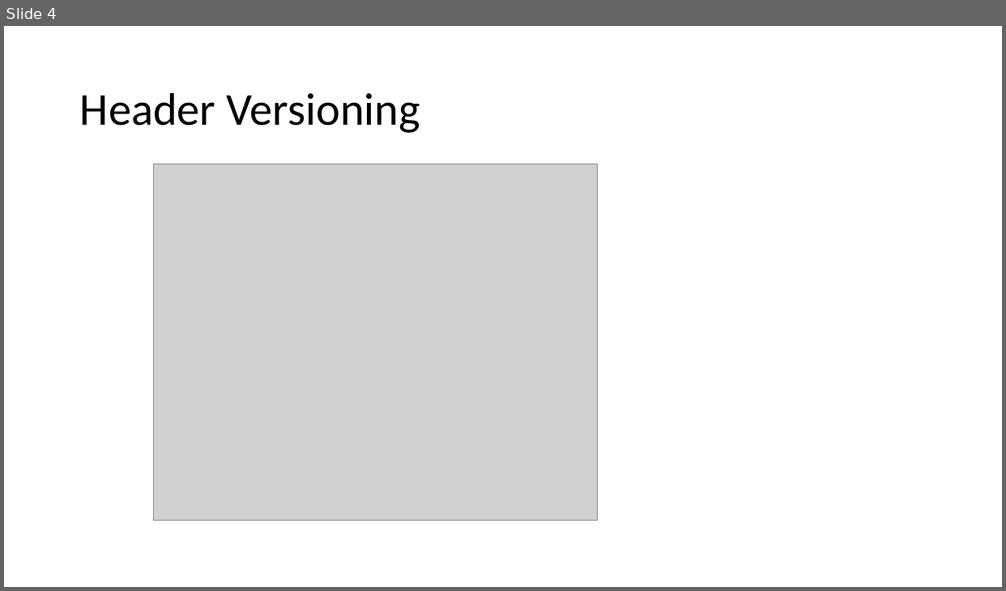
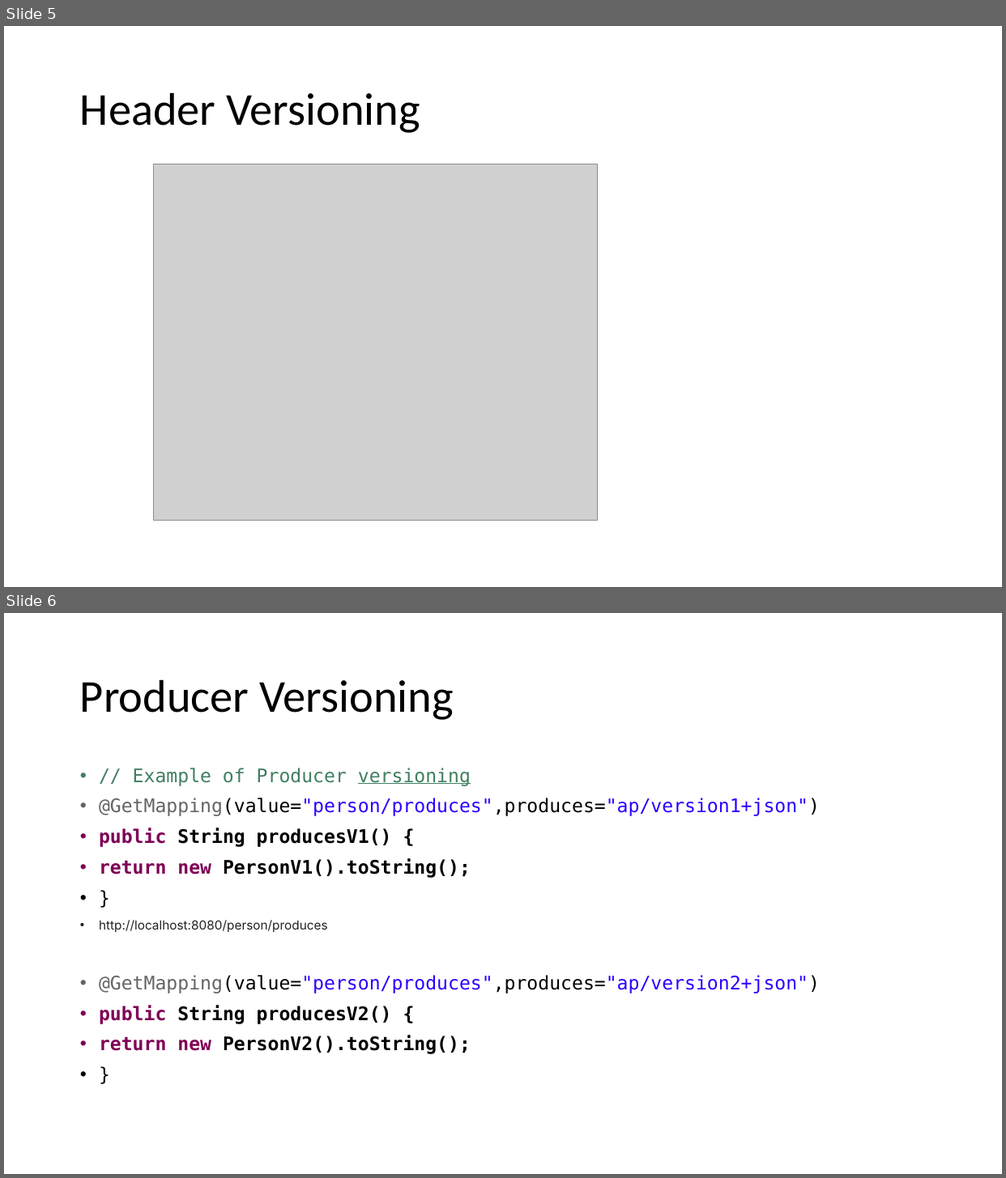
Before and after one commit to aroranishant8/JavaNotes, a slide deck: MicroService Course/3.RestFulWSCreation/15.VersioningRestApi.pptx. Shown one above the other, each under a label of ours: slide 4 before the commit, slides 5 and 6 after it. The pictures are 1006x591 and 1006x1178 pixels, drawn with LibreOffice and Linux fonts; fonts in the diff are those of the drawing; grey boxes stand for pictures. Boxes give left, top, right and bottom in pixels: in the first picture for what was removed or moved away, otherwise in the second. Text is boxed around its words. In the diff, an @@ line names an element or a change of style, - is before the commit and + after.

```diff
--- a/MicroService Course/3.RestFulWSCreation/15.VersioningRestApi.pptx
+++ b/MicroService Course/3.RestFulWSCreation/15.VersioningRestApi.pptx
@@ slide 6 added at <box>4,613,1002,1174</box>, background #FFFFFF @@
@@ title added at <box>80,679,454,720</box>, 44 pt, text #000000 @@
+Producer Versioning
@@ text added at <box>99,768,820,1054</box>, 18 pt, text #000000 @@
+• // Example of Producer versioning
+• @GetMapping(value="person/produces",produces="ap/version1+json")
+• public String producesV1() {
+• return new PersonV1().toString();
+• }
+• http://localhost:8080/person/produces
+• @GetMapping(value="person/produces",produces="ap/version2+json")
+• public String producesV2() {
+• return new PersonV2().toString();
+• }
@@ what was slide 4 is now slide 5 @@
```
Also in this commit, not shown: 3 other slides added, 1 slide removed.
